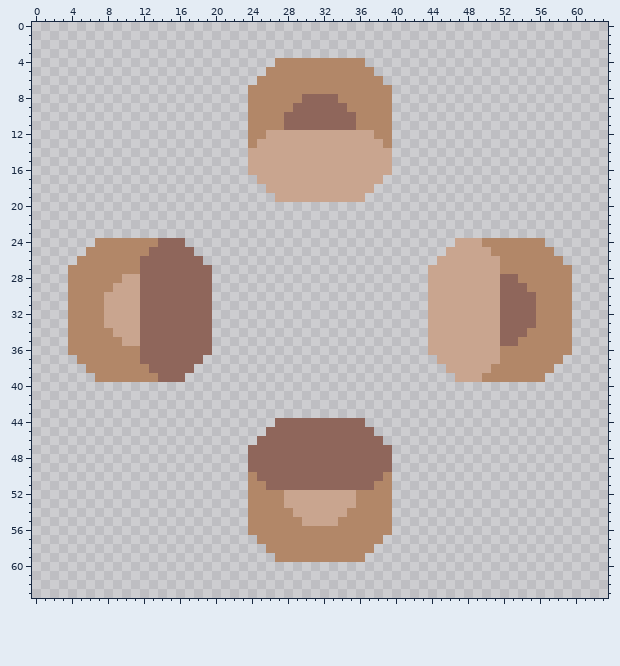
A pixel-art sprite gets an edit: sprites/blocks/drills/flesh-cutter-rotator.png. Above is the file before it was changed.
The file is 64x64 pixels.
After the commit:
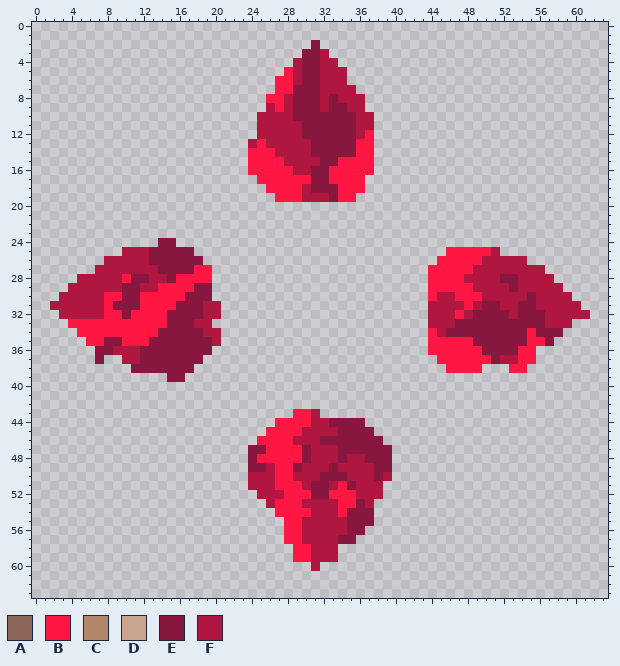
Palette (. is transparent): A #8f665b  B #ff1744  C #b28768  D #c9a58f  E #87173e  F #af1740
Changes in this commit:
Changed rows in their new state; - is an unchanged pixel.
first column x 24:
 2 -------E--------
 3 ------EEF-------
 4 ---..FEEFF...---
 5 --..BFEEFFF...--
 6 -..BBFEEFFF....-
 7 ...BBEEEFFFF....
 8 ..BBFEEEFEFFF...
 9 ..FBFEEEFEEFF...
10 .FFFFEEEEEEEFF..
11 .FFFFFEEEEEEFF..
12 .FFFFFEEEEEEFB..
13 FBFFFFFEEEEEBB..
14 BBBFFFFEEEEEBB..
15 BBBBFFFFEEBBBB..
16 BBBBBFFEEBBBBB..
17 -BBBBBBEEBBBB..-
18 --BBBBFEEEBBB.--
19 ---BBBFFFEBB.---
first column x 2:
24 -----.......EE.------------------------------..........-----
25 ----....FFFEEEEE----------------------------BBBBBF......----
26 ---...FFFFFEEEEEE--------------------------BBBBBFFFFF....---
27 --...FFFFFFFEEEEBB------------------------BBBBBFFFFFFFF...--
28 --.FFFFFBEEFFEBBBB------------------------BBBBFFFFEEFFFF..--
29 --FFFFFFEEFFBBBBEE------------------------BBBBBFFFFEFFFFF.--
30 -FFFFFBBEEBBBBBEEE------------------------BFFBBBFFFFFEFFFF--
31 FFFFFFBEEEBBBBEEEFF-----------------------FFFFBFEEFFEEFFFFF-
32 -FFFFFBBEBBBBEEEEFF-----------------------FFFBFEEEEFEEEFFFFF
33 --BBBBBBBBBBBEEEFF------------------------FFFEEEEEEEEEEFFF--
34 --.BBBBBBBBBEEEEEFF-----------------------BFEEEEEEEEEBEEE.--
35 --..BBEEBBBEEEEEEEF-----------------------BBBBBEEEEEEBBE..--
36 --...EEFFFEEEEEEEE------------------------BBBBBBEEEEBB....--
37 ---..E..FFEEEEEEE--------------------------BBBBBBEFFBB...---
38 ----.....EEEEEEE----------------------------BBBB...BB...----
39 -----........EE------------------------------..........-----
first column x 24:
43 -----BBF--------
44 ---BBBBFFEEEE---
45 --BBBBFFFFEEEE--
46 -BBBBFFFEEEEEEE-
47 EEBBBBEFFFEEEEEE
48 EBBBBBEFFFEFFEEE
49 EEFBBEFFFEFFFFEE
50 FFFBBFFFEEEFFFEF
51 FFFBBBFEEFBEFFF.
52 .FFFBBBEEBBBFFF.
53 ..FBBBFFFFBBEF..
54 ...BBBBFFFBEEE..
55 ....BBFFFFFEEE..
56 ....BBFFFFFEE...
57 -...BBFFFFEE...-
58 --...BBFFF....--
59 ---..BBFFF...---
60 -------F--------
Boxes around the changes in both pictures, in picture pixels (x1, y1, x2, y2):
changed: (248, 40, 392, 202)
changed: (50, 238, 221, 382)
changed: (428, 238, 590, 382)
changed: (248, 409, 392, 571)
